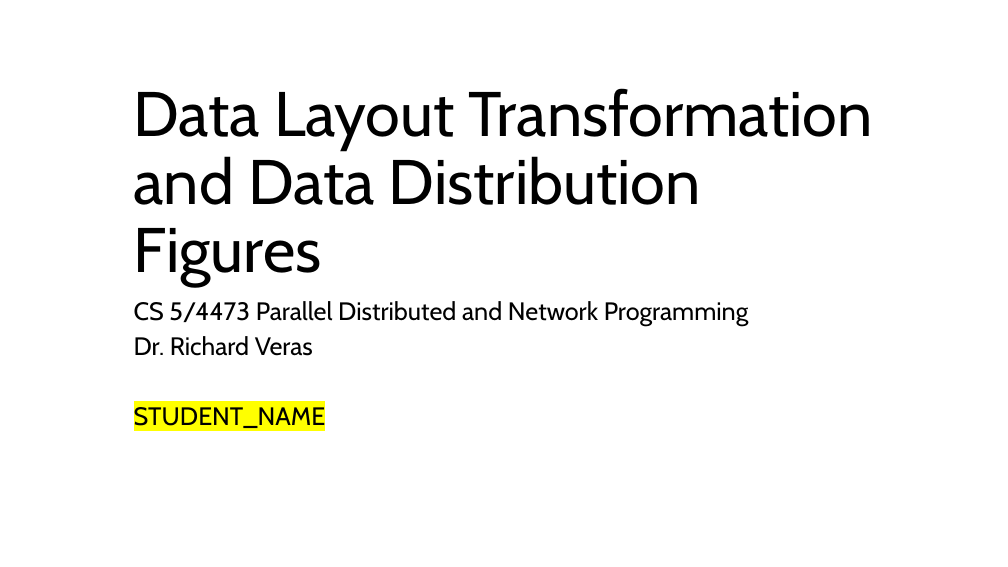
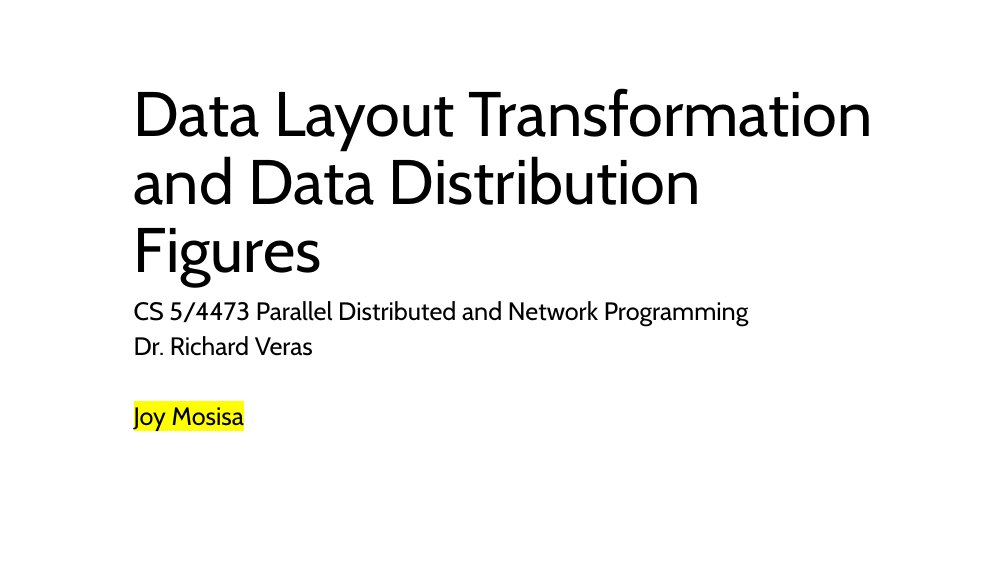
Before and after one commit to c0deToJoy/PDN, a slide deck: slide 1 of PG5/pg_dlt_dist/dlt_dist_template.pptx. Drawn at 1008x567 pixels with LibreOffice and Linux fonts; fonts in the diff are those of the drawing. Boxes give left, top, right and bottom in pixels: in the first picture for what was removed or moved away, otherwise in the second. Text is boxed around its words. In the diff, an @@ line names an element or a change of style, - is before the commit and + after.

Commit message:
Complete PG5 Code + Slides

```diff
--- a/PG5/pg_dlt_dist/dlt_dist_template.pptx
+++ b/PG5/pg_dlt_dist/dlt_dist_template.pptx
@@ subtitle at (134,407,244,431): text changed @@
-STUDENT_NAME
+Joy Mosisa
```
Also in this commit, not shown: 16 other slides changed, 2 other files.
